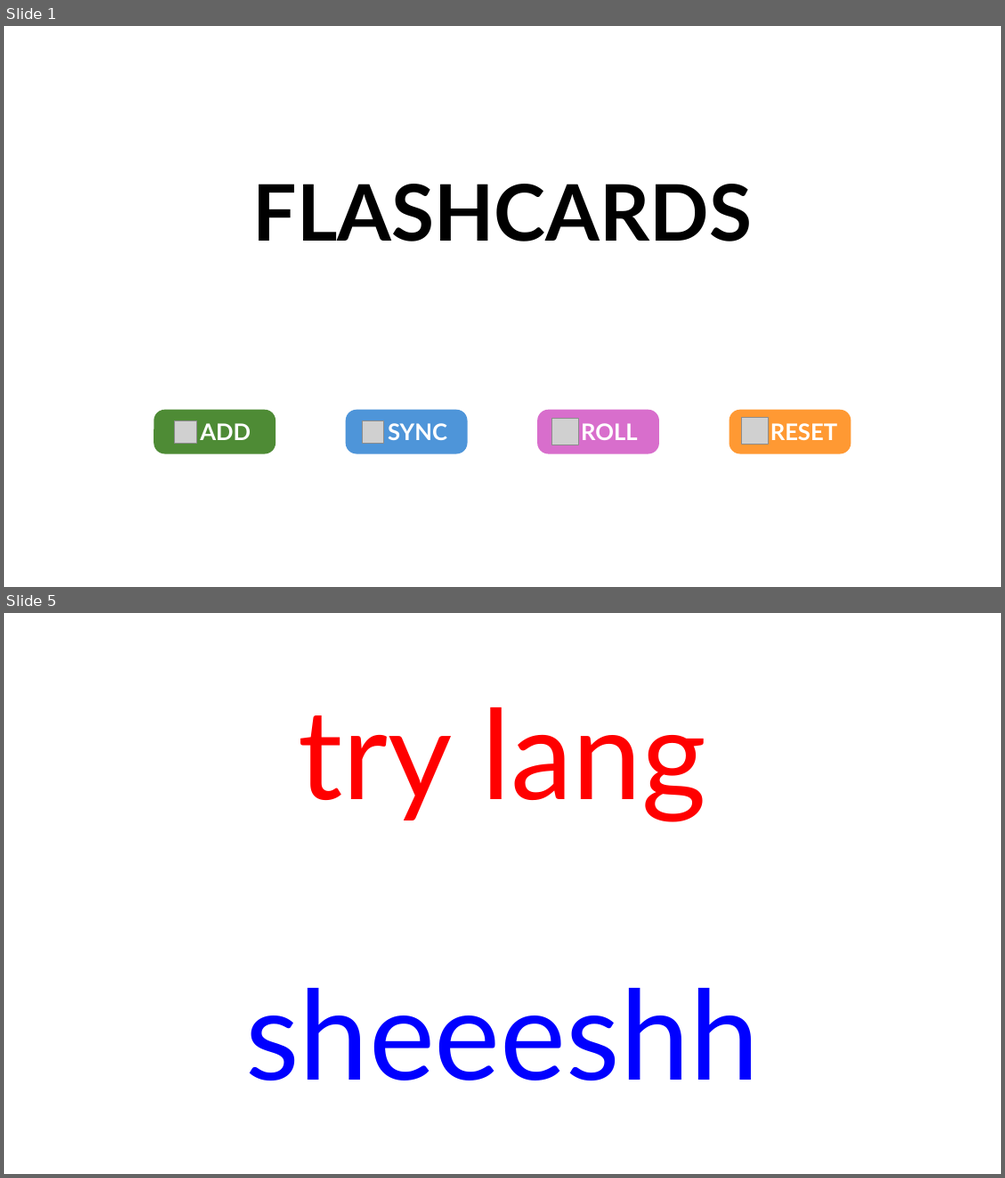
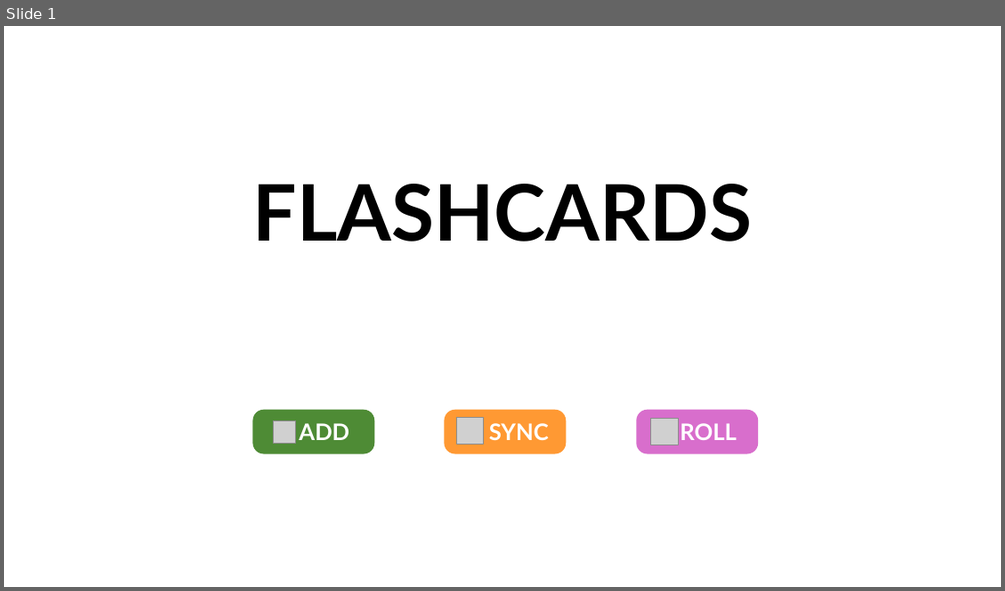
Before and after one commit to JoshuaRifareal/LET-Flashcards, a slide deck: Cards.pptm. Shown one above the other, each under a label of ours: slides 1 and 5 before the commit, slide 1 after it; the slides between them are not shown. The pictures are 1005x1178 and 1005x591 pixels, drawn with LibreOffice and Linux fonts; fonts in the diff are those of the drawing; grey boxes stand for pictures. Boxes give left, top, right and bottom in pixels: in the first picture for what was removed or moved away, otherwise in the second. Text is boxed around its words. In the diff, an @@ line names an element or a change of style, - is before the commit and + after.

```diff
--- a/Cards.pptm
+++ b/Cards.pptm
@@ slide 5 removed at [4,613,1001,1174], background #FFFFFF @@
@@ text removed at [298,707,707,821] @@
-try lang
@@ text removed at [245,988,759,1080] @@
-sheeeshh
@@ slide 1 changed as well @@
@@ picture removed at [362,421,384,443] @@
@@ 3 rounded rectangles, 2 pictures: place and size @@
-3 rounded rectangles, 2 pictures at [154,410,659,454]
+3 rounded rectangles, 2 pictures at [253,410,759,454]
@@ rounded rectangle "SYNC" at [445,410,566,454]: fill #4E95D9 to #FF9933 @@
@@ picture: place and size @@
-picture at [741,417,769,444]
+picture at [456,417,484,444]
@@ rounded rectangle removed at [729,410,851,454] @@
-RESET
```
Also in this commit, not shown: 4 other slides removed, 2 other files.
